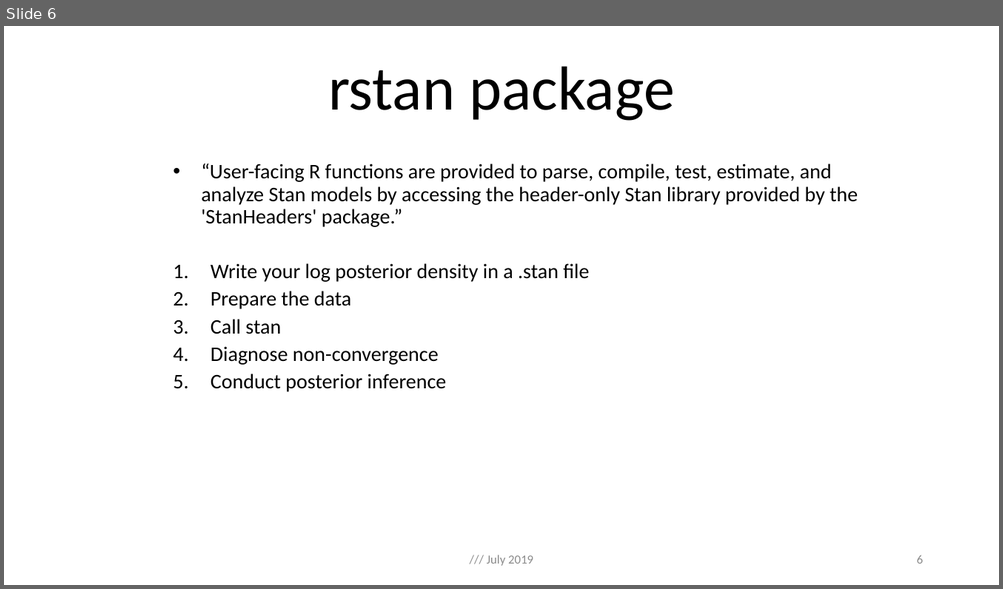
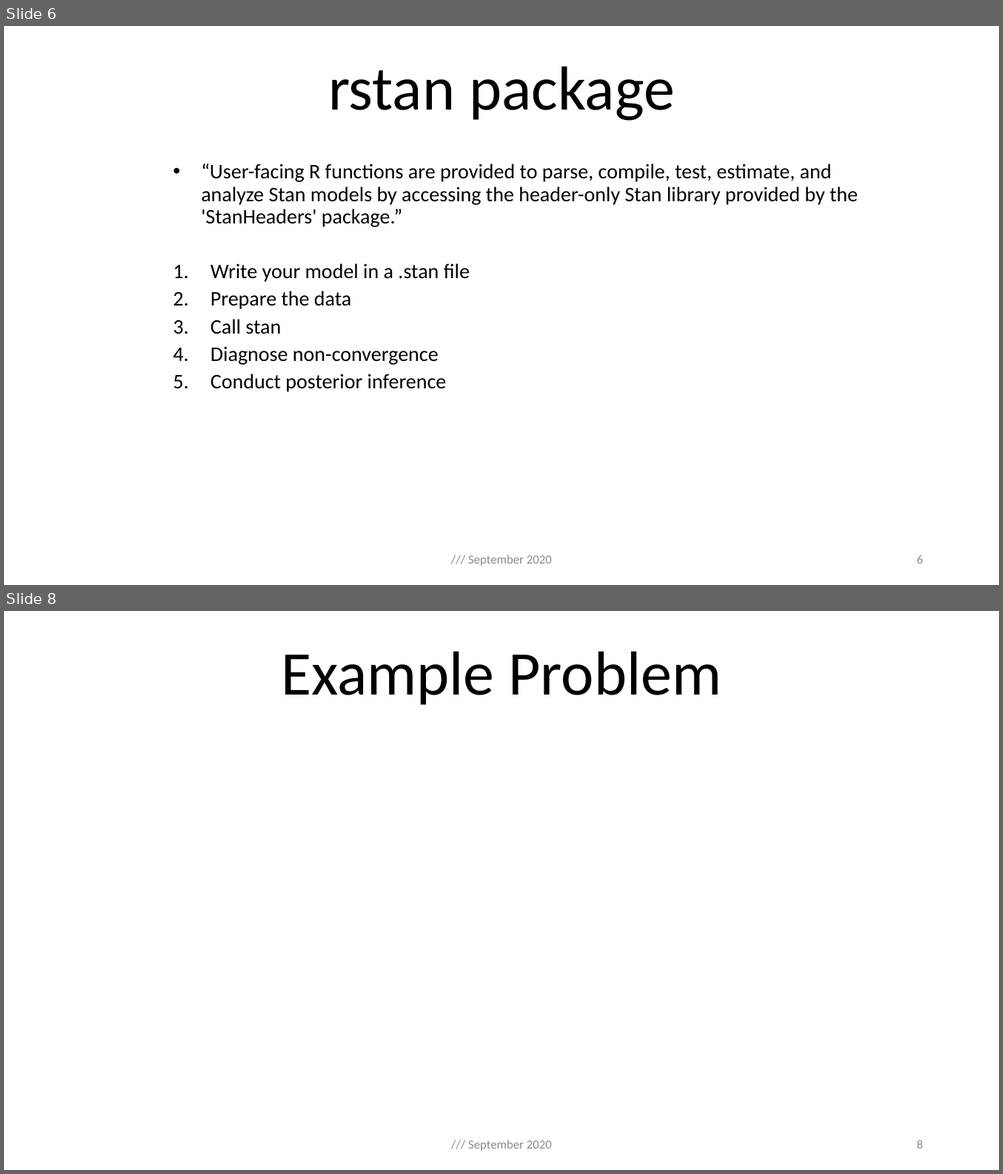
Before and after one commit to ilaga/RStan-Workshop, a slide deck: rstan_pp.pptx. Shown one above the other, each under a label of ours: slide 6 before the commit, slides 6 and 8 after it; the slides between them are not shown. The pictures are 1003x589 and 1003x1174 pixels, drawn with LibreOffice and Linux fonts; fonts in the diff are those of the drawing; grey boxes stand for pictures. Boxes give left, top, right and bottom in pixels: in the first picture for what was removed or moved away, otherwise in the second. Text is boxed around its words. In the diff, an @@ line names an element or a change of style, - is before the commit and + after.

```diff
--- a/rstan_pp.pptx
+++ b/rstan_pp.pptx
@@ slide 8 added at (4, 611, 999, 1170), background #FFFFFF @@
@@ title added at (281, 651, 722, 705), 60 pt, text #000000 @@
+Example Problem
@@ text added at (468, 1140, 552, 1151), 12 pt, text #8C8C8C @@
+/// September 2020
@@ page number added at (916, 1140, 922, 1149), 12 pt, text #8C8C8C @@
+8
@@ slide 6 changed as well @@
@@ subtitle at (210, 264, 469, 282): text changed @@
-  1. Write your log posterior density in a .stan file
+  1. Write your model in a .stan file
@@ text at (468, 555, 552, 566): text changed @@
-/// July 2019
+/// September 2020
```
Also in this commit, not shown: 10 other slides changed, 5 other slides added, 1 other file.
